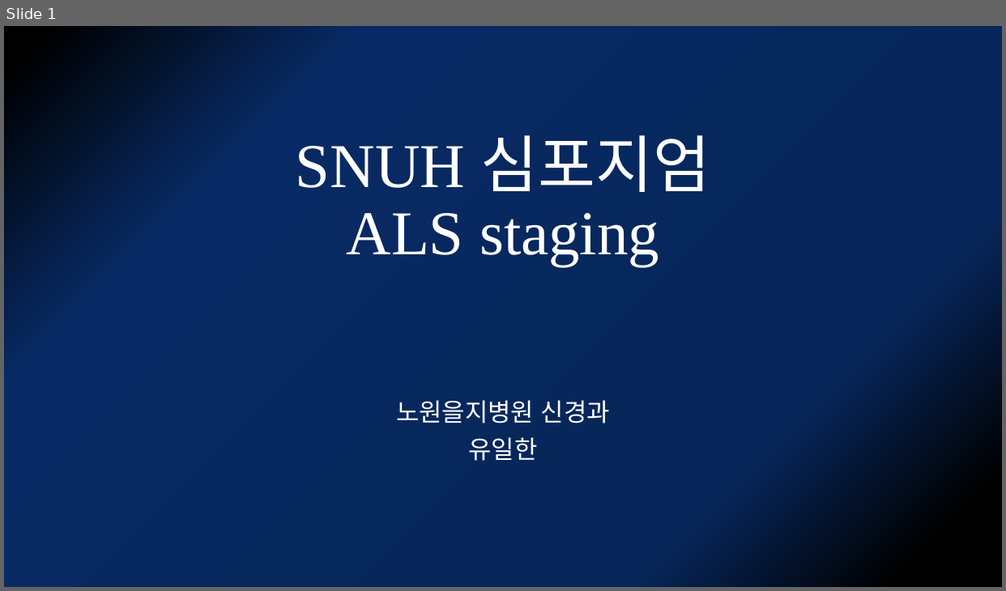
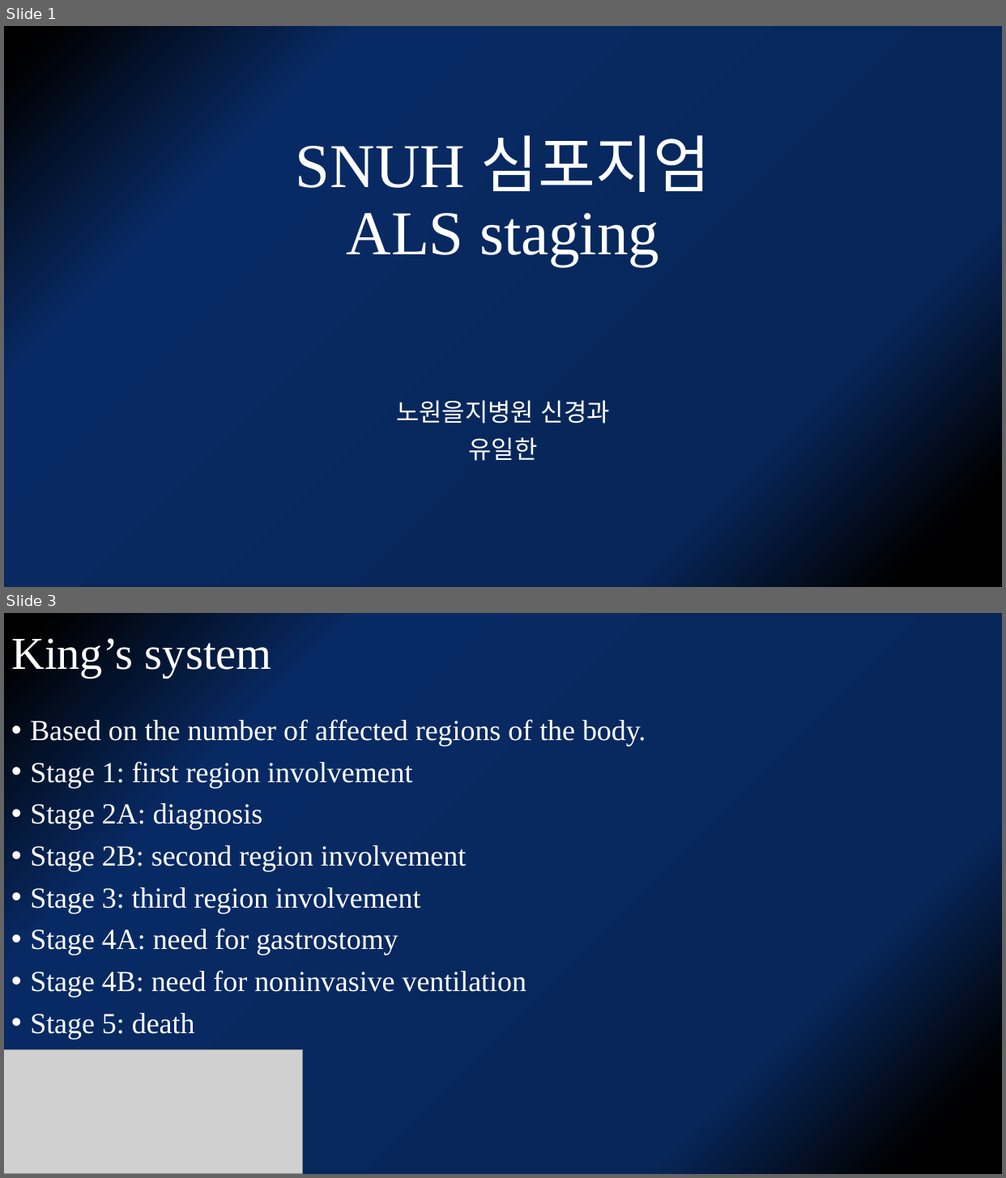
Before and after one commit to kjfdf/lecture, a slide deck: SNUH 심포지엄-유일한.pptx. Shown one above the other, each under a label of ours: slide 1 before the commit, slides 1 and 3 after it; the slides between them are not shown. The pictures are 1006x591 and 1006x1178 pixels, drawn with LibreOffice and Linux fonts; fonts in the diff are those of the drawing; grey boxes stand for pictures. Boxes give left, top, right and bottom in pixels: in the first picture for what was removed or moved away, otherwise in the second. Text is boxed around its words. In the diff, an @@ line names an element or a change of style, - is before the commit and + after.

```diff
--- a/SNUH 심포지엄-유일한.pptx
+++ b/SNUH 심포지엄-유일한.pptx
@@ slide 3 added at bbox=[4, 613, 1002, 1174], background gradient #000000 to #072659 to #082A64 @@
@@ title added at bbox=[11, 638, 272, 678], 44 pt, text #FFFFFF @@
+King’s system
@@ text added at bbox=[30, 719, 646, 1039], 28 pt, text #FFFFFF @@
+• Based on the number of affected regions of the body.
+• Stage 1: first region involvement
+• Stage 2A: diagnosis
+• Stage 2B: second region involvement
+• Stage 3: third region involvement
+• Stage 4A: need for gastrostomy
+• Stage 4B: need for noninvasive ventilation
+• Stage 5: death
@@ picture added at bbox=[4, 1050, 303, 1174] @@
```
Also in this commit, not shown: 5 other slides added, 1 slide removed.
